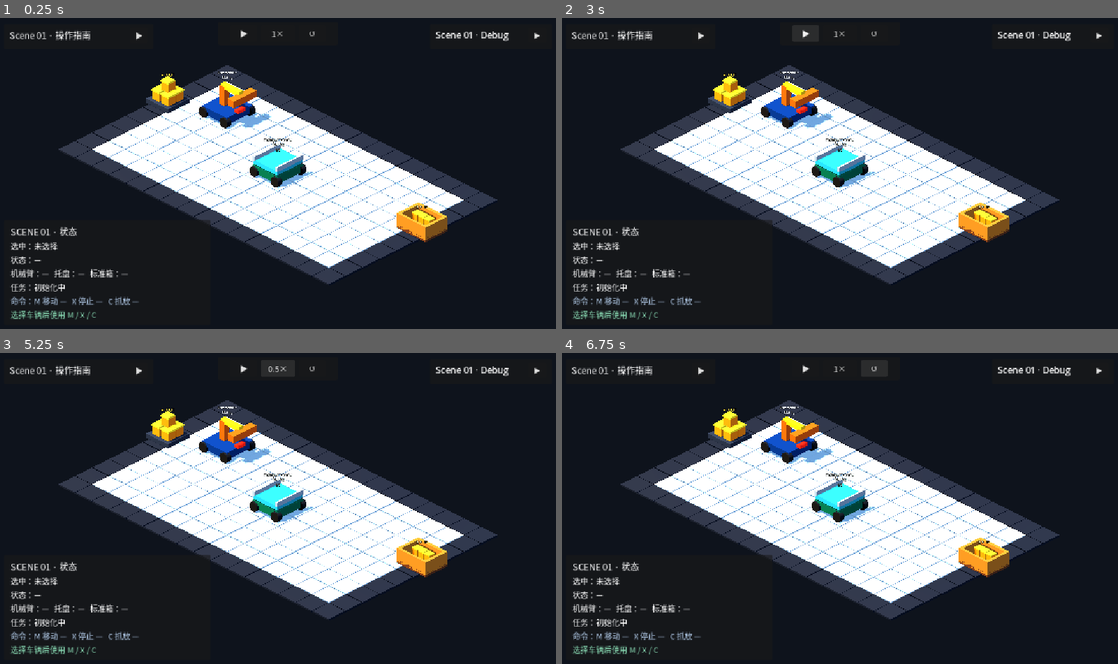
Above: before the commit, frames 1-4 (two rows, left to right).
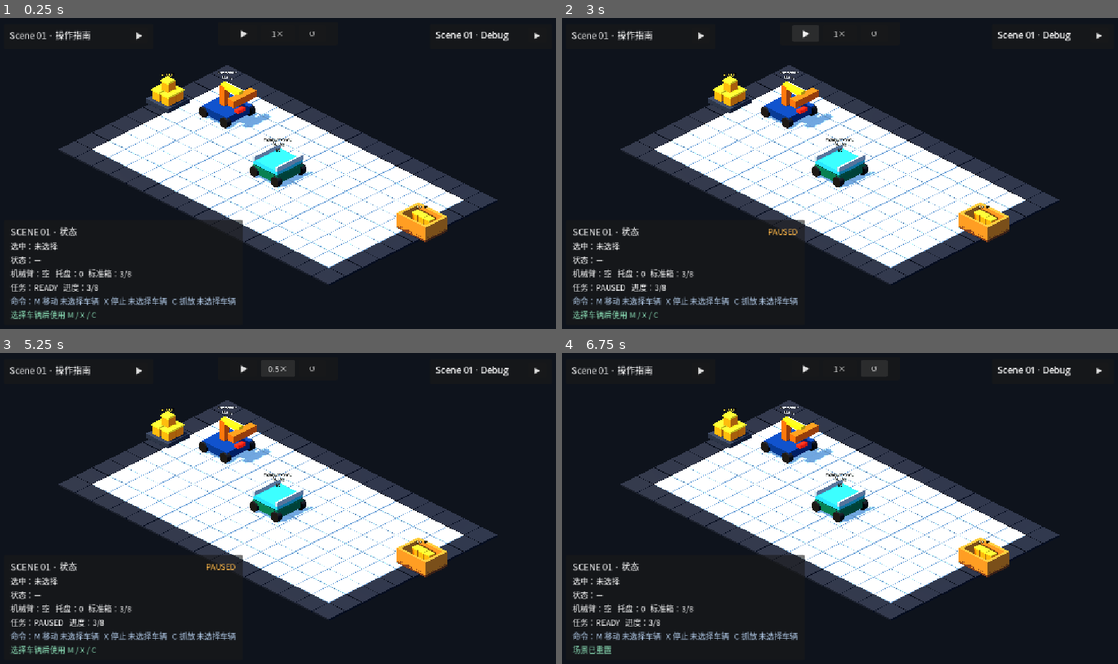
Above: after the commit, the same moments.

Repository: Ri0n72Y/automata
Game: Godot game, scene res://scenes/scene_01/scene_01_basic_packing.tscn
Same seed, same stepped clock (60 frames per second), same inputs: the game is played once before the commit and once after it.
Inputs:
- Up to frame 1 (0.25 s): no input
- Up to frame 2 (3 s): click "▶" at 0.5 s; click "▼" at 1.25 s; click "▶" at 2 s; click "⏸" at 2.75 s
- Up to frame 3 (5.25 s): click "1×" at 3.5 s; click "2×" at 4.25 s; click "4×" at 5 s
- Up to frame 4 (6.75 s): click "0.5×" at 5.75 s; click "↺" at 6.5 s

The runs differ from the first frame. In frame 1, 1.2% of the frame differs, in the area x 6-44%, y 64-93%; in frame 2, 1.2%; in frame 3, 1.2%; in frame 4, 1.4%, in the area x 2-44%, y 64-98%.
Error before the commit: Parse Error: Cannot infer the type of "can_move" variable because the value doesn't have a set type. (res://scripts/scene_01/scene_01_hud.gd:124)

Commit message:
[codex]fix(scene-01): 修正 HUD capability 类型推断

Diff:
--- a/scripts/scene_01/scene_01_hud.gd
+++ b/scripts/scene_01/scene_01_hud.gd
@@ -120,11 +120,11 @@
 		motion_state == VehicleRuntimeStateScript.MotionState.PLANNING
 		or motion_state == VehicleRuntimeStateScript.MotionState.MOVING
 	)
-	var can_move := (
+	var can_move: bool = (
 		definition != null
 		and definition.has_capability(VehicleDefinitionScript.CAPABILITY_CAN_MOVE)
 	)
-	var can_grab := (
+	var can_grab: bool = (
 		definition != null
 		and definition.has_capability(VehicleDefinitionScript.CAPABILITY_CAN_GRAB)
 	)
